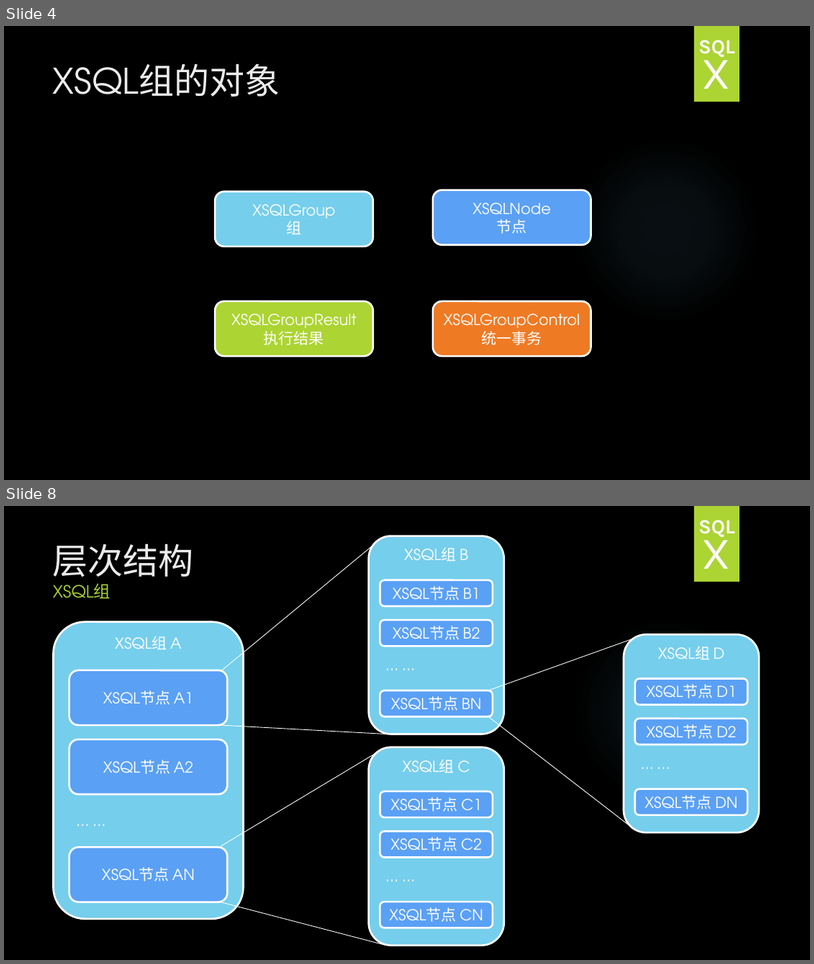
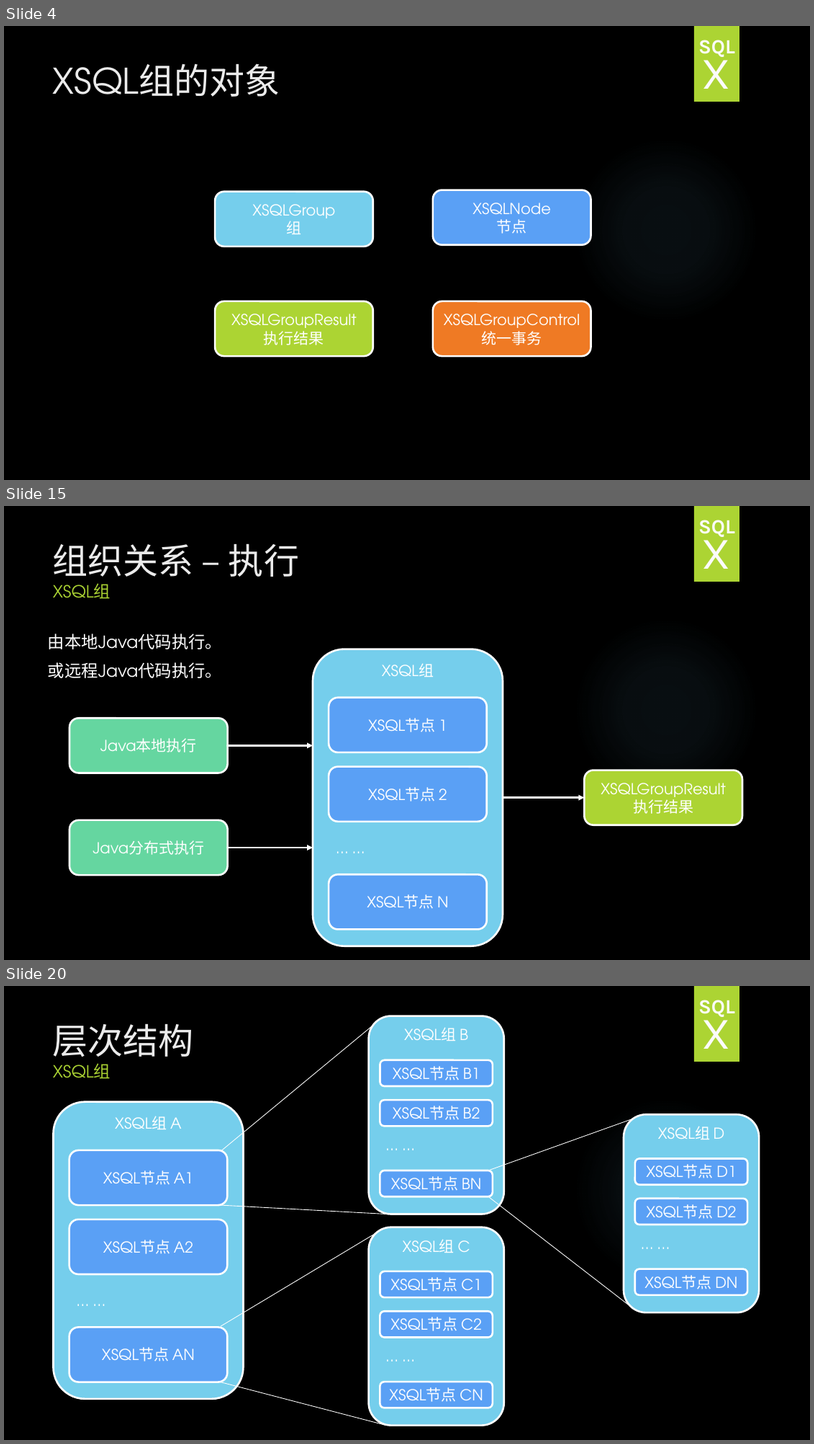
Before and after one commit to HY-ZhengWei/hy.common.XJava, a slide deck: doc/XSQLGroup技术交流.pptx. Shown one above the other, each under a label of ours: slides 4 and 8 before the commit, slides 4, 15 and 20 after it; the slides between them are not shown. The pictures are 814x964 and 814x1444 pixels, drawn with LibreOffice and Linux fonts; fonts in the diff are those of the drawing; background and template pictures are left out. Boxes give left, top, right and bottom in pixels: in the first picture for what was removed or moved away, otherwise in the second. Text is boxed around its words. In the diff, an @@ line names an element or a change of style, - is before the commit and + after.

Commit message:
4.0.8
1. 完善：XSQL组的技术交流

```diff
--- a/doc/XSQLGroup技术交流.pptx
+++ b/doc/XSQLGroup技术交流.pptx
@@ slide 15 added at (4, 506, 810, 960), background picture (left out); not listed: 2 template elements that a slide beside it also shows @@
@@ text added at (699, 520, 736, 537), 24 pt, text pattern #EBEBEB on #FBFBFB, bold @@
+SQL
@@ title added at (53, 543, 299, 599), 42 pt, text #EBEBEB @@
+组织关系 – 执行
+XSQL组
@@ text added at (702, 528, 731, 569), 54 pt, text pattern #EBEBEB on #FBFBFB @@
+X
@@ text added at (48, 633, 223, 678), 20 pt, text #FFFFFF @@
+由本地Java代码执行。
+或远程Java代码执行。
@@ rounded rectangle added at (313, 649, 503, 946), fill #75CEEC, outline #FFFFFF 2.25 pt, 18 pt, text #FFFFFF @@
+XSQL组
@@ rounded rectangle added at (329, 698, 486, 752), fill #5AA0F5, outline #FFFFFF 2.25 pt, 18 pt, text #FFFFFF @@
+XSQL节点 1
@@ rounded rectangle added at (70, 718, 227, 773), fill #65D6A0, outline #FFFFFF 2.25 pt, 18 pt, text #FFFFFF @@
+Java本地执行
@@ arrow added from (228, 746) to (313, 746), #FFFFFF 2.25 pt @@
@@ rounded rectangle added at (329, 767, 486, 822), fill #5AA0F5, outline #FFFFFF 2.25 pt, 18 pt, text #FFFFFF @@
+XSQL节点 2
@@ rounded rectangle added at (585, 770, 743, 825), fill #ACD433, outline #FFFFFF 2.25 pt, 18 pt, text #FFFFFF @@
+XSQLGroupResult
+执行结果
@@ arrow added from (504, 798) to (585, 798), #FFFFFF 2.25 pt @@
@@ rounded rectangle added at (70, 820, 227, 875), fill #65D6A0, outline #FFFFFF 2.25 pt, 18 pt, text #FFFFFF @@
+Java分布式执行
@@ arrow added from (228, 847) to (313, 847), #FFFFFF 2.25 pt @@
@@ text added at (330, 836, 380, 860), 18 pt, text #FFFFFF @@
+… …
@@ rounded rectangle added at (329, 875, 486, 929), fill #5AA0F5, outline #FFFFFF 2.25 pt, 18 pt, text #FFFFFF @@
+XSQL节点 N
@@ what was slide 8 is now slide 20 @@
```
Also in this commit, not shown: 6 slides changed, 32 other slides added.
